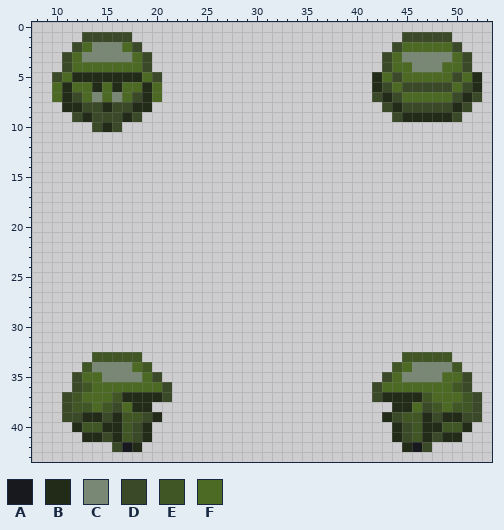
File history of a pixel-art sprite, Resources/Textures/Afgan/Clothing/Head/light.rsi/equipped-HELMET.png. Above, as it was before the edit.
The file is 64x64 pixels. Shown: x 8..53, y 0..43.
Palette (. is transparent): A #18191e  B #222b17  C #798775  D #3a4927  E #415625  F #4d6a25
The same view after the edit:
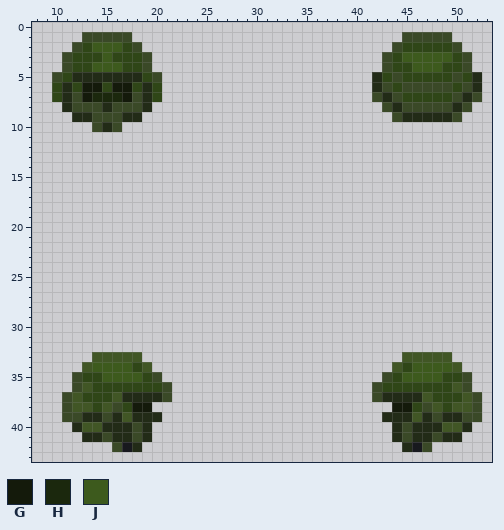
Colours new in this view: G #141a0b  H #1b280d  J #3d5a1d
Changes in this commit:
@@ palette @@
-F #4d6a25
+F #2f4617
@@ x 8..53 @@
  1 .....DDDDD...........................DDDDD....
- 2 ....DFCCCFD.........................DFFFFFD...
- 3 ...DFCCCCCFD.......................DFCCCCCFD..
- 4 ...DFFFFFFFD.......................DFFCCCFFD..
+ 2 ....DFJJJFD.........................DFFFFFD...
+ 3 ...DFFFJFFFD.......................DFJJJJJFD..
+ 4 ...DFFJJJFFD.......................DFFJJJFFD..
  5 ..DFBBBBBBBFD.....................BFDFFFFFDFB.
- 6 ..FBFFBFBFFBF.....................BDFDDDDDFDB.
- 7 ..FBDFCFCFDBF.....................DBDFFFFFDBD.
- 8 ...BBDDBDDBB.......................DBDDDDDBD..
- 9 ....DBDDDBD.........................DBBBBBD...
+ 6 ..FBFGGFGGFBF.....................BDFDDDDDFDB.
+ 7 ..FBDGHHHGDBF.....................DBDFFFFFDBD.
+ 8 ...BDDDBDDDB.......................DBDDDDDBD..
+ 9 ....BBDDDBB.........................DBBBBBD...
 10 ......DBD.....................................
@@ x 8..53 @@
 33 ......EEEEE..........................EEEEE....
-34 .....ECCCCFE........................EFCCCCE...
-35 ....DFFCCCCFD......................DFCCCCFFD..
+34 .....EJJJJFE........................EFJJJJE...
+35 ....DFFJJJJFD......................DFJJJJFFD..
 36 ....DEFFFFFFFD....................DFFFFFFFED..
 37 ...DEFFFEBBBBD....................DBBBBEFFFED.
-38 ...DEEFEDFBB........................BBFDEFEED.
-39 ...DDBBDBEEDB......................BDEEBDBBDD.
-40 ....BEEBBEDB........................BDEBBEEB..
-41 .....BBDBEDB........................BDEBDBB...
+38 ...DEEFEDFGG........................GGFDEFEED.
+39 ...DDBBDBEBBB......................BBBEBDBBDD.
+40 ....BEEBBBDB........................BDBBBEEB..
+41 .....BBDBBDB........................BDBBDBB...
 42 ........DAB..........................BAD......
